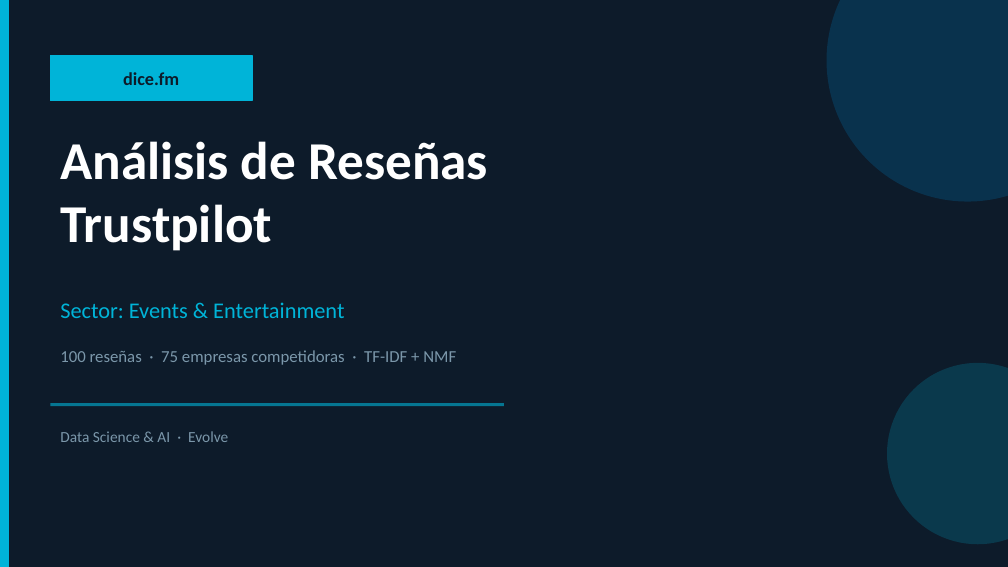
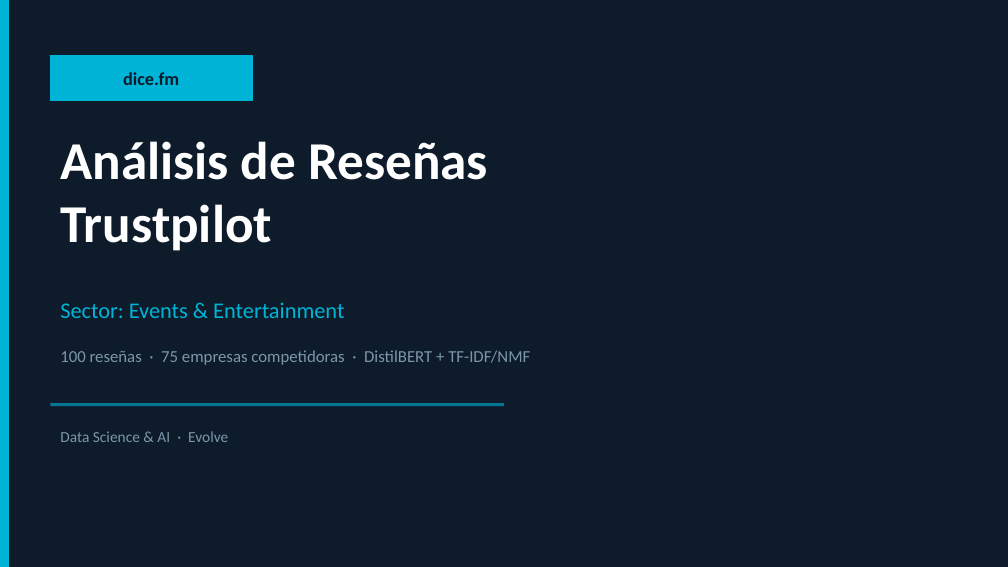
Before and after one commit to viictorhp/deep_learning_project, a slide deck: slide 1 of dice_fm_analisis_reseñas.pptx. Drawn at 1008x567 pixels with LibreOffice and Linux fonts; fonts in the diff are those of the drawing. Boxes give left, top, right and bottom in pixels: in the first picture for what was removed or moved away, otherwise in the second. Text is boxed around its words. In the diff, an @@ line names an element or a change of style, - is before the commit and + after.

```diff
--- a/dice_fm_analisis_reseñas.pptx
+++ b/dice_fm_analisis_reseñas.pptx
@@ ellipse removed at <box>827,0,1008,202</box> @@
@@ text at <box>60,350,530,365</box>: text changed @@
-100 reseñas · 75 empresas competidoras · TF-IDF + NMF
+100 reseñas · 75 empresas competidoras · DistilBERT + TF-IDF/NMF
@@ ellipse removed at <box>887,363,1008,544</box> @@
```
Also in this commit, not shown: 2 other slides changed, 2 other files.
